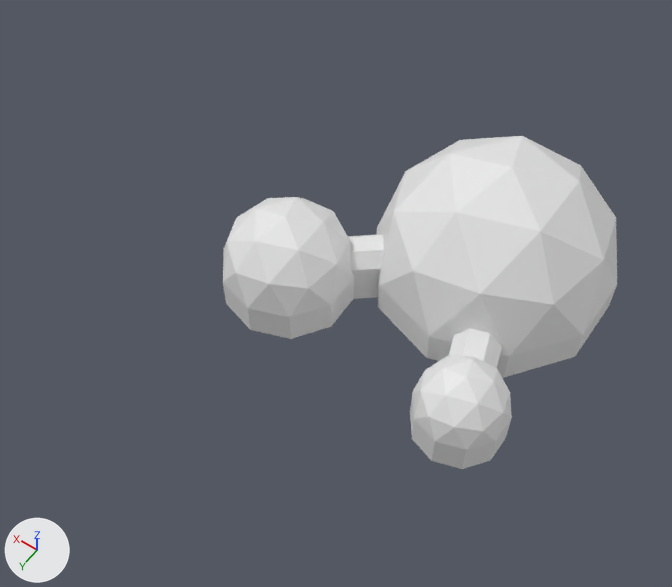
The Blender file Assets/Observatory/Observatory.blend: old version first, new version second.
Before and after are seen from a 50 mm lens placed at (-1.21, 5.64, 7.3), pointed at (2.12, 0.98, -0.03). Lighting does not change. The marker at lower left points along +X, +Y and +Z. The picture after the commit comes second.

Names of what the first picture shows: 'Cube-col'.
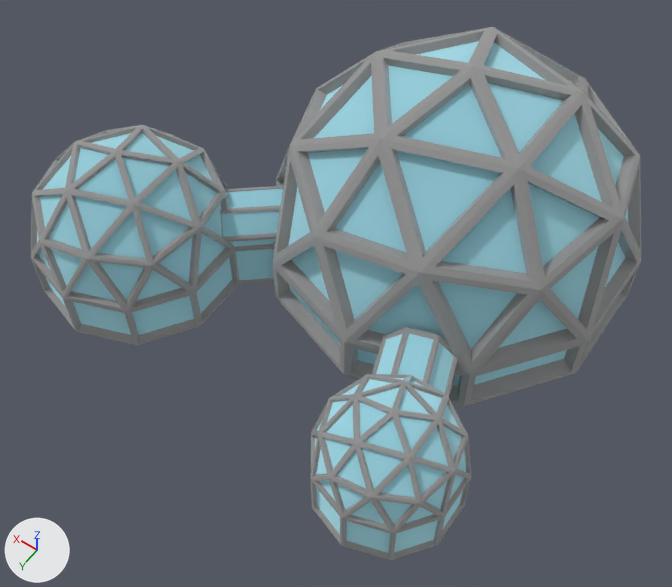
Boxes [x1, y1, x2, y2] around the edits, measured in the pictures (672 x 587 px):
'Cube-col', reshaped, rescaled, recoloured (55% wider, 60% taller): before [223, 136, 617, 469]; after [31, 27, 641, 560]
part 1 of me_cube_001, built on: before [348, 234, 502, 368]; after [31, 27, 641, 560]

Diff of the bpy script that builds the scene:
```diff
--- a/Assets/Observatory/Observatory.blend.py
+++ b/Assets/Observatory/Observatory.blend.py
@@ mat_material_002 @@
+mat_material_002 = principled_material('Material.002')
+mat_material_002.base_color = (0.395, 0.715, 0.8)  # cyan #a9dce7
+mat_material_002.diffuse_roughness = 1.0
+mat_material_002.specular_ior_level = 0.0
@@ mat_material_001 @@
+mat_material_001 = principled_material('Material.001')
+mat_material_001.base_color = (0.547, 0.547, 0.547)  # light grey #c3c3c3
+mat_material_001.metallic = 1.0
+mat_material_001.roughness = 1.0
+mat_material_001.diffuse_roughness = 1.0
+mat_material_001.subsurface_weight = 1.0
+mat_material_001.coat_weight = 1.0
@@ me_cube_001 @@
 # used by ob_cube_col; location = (0.0, 0.0, 0.0)
-me_cube_001.from_pydata(...)  # 140 vertices, 164 faces; spans x -0.12..3.41, y -1.6..1.84, z -0.37..1.25
+me_cube_001.from_pydata(...)  # 1212 vertices, 1236 faces; spans x -0.12..3.41, y -1.6..1.84, z -0.37..1.25
+# me_cube_001 part 1: 32 vertices moved from x 0.28..2.62, y 0.01..1.27, z -0.37..0.23 to x 0.31..2.45, y 0.13..1.15, z -0.37..0.23; 1072 vertices added at x -0.12..3.41, y -1.59..1.84, z -0.35..1.23
+me_cube_001.materials.append(mat_material_001)  # light grey #c3c3c3
+me_cube_001.materials.append(mat_material_002)  # cyan #a9dce7
@@ ob_cube_col @@
 ob_cube_col.location = (0.0, 0.0, 0.0)
+ob_cube_col.scale = (1.58, 1.58, 1.58)
```
